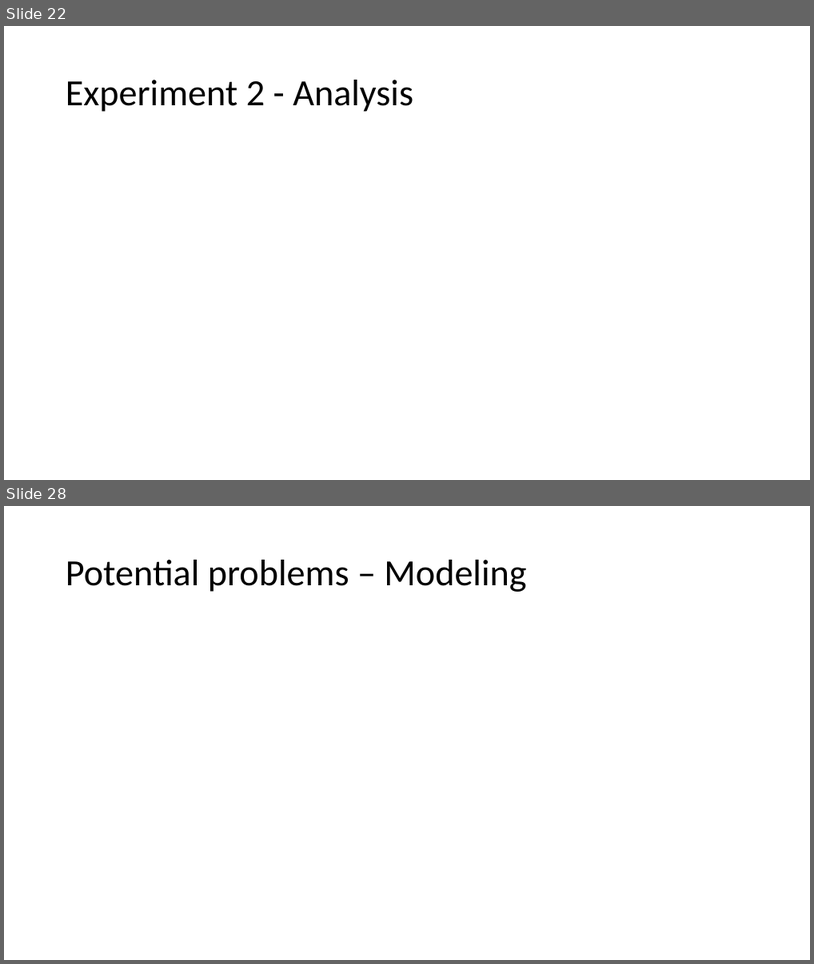
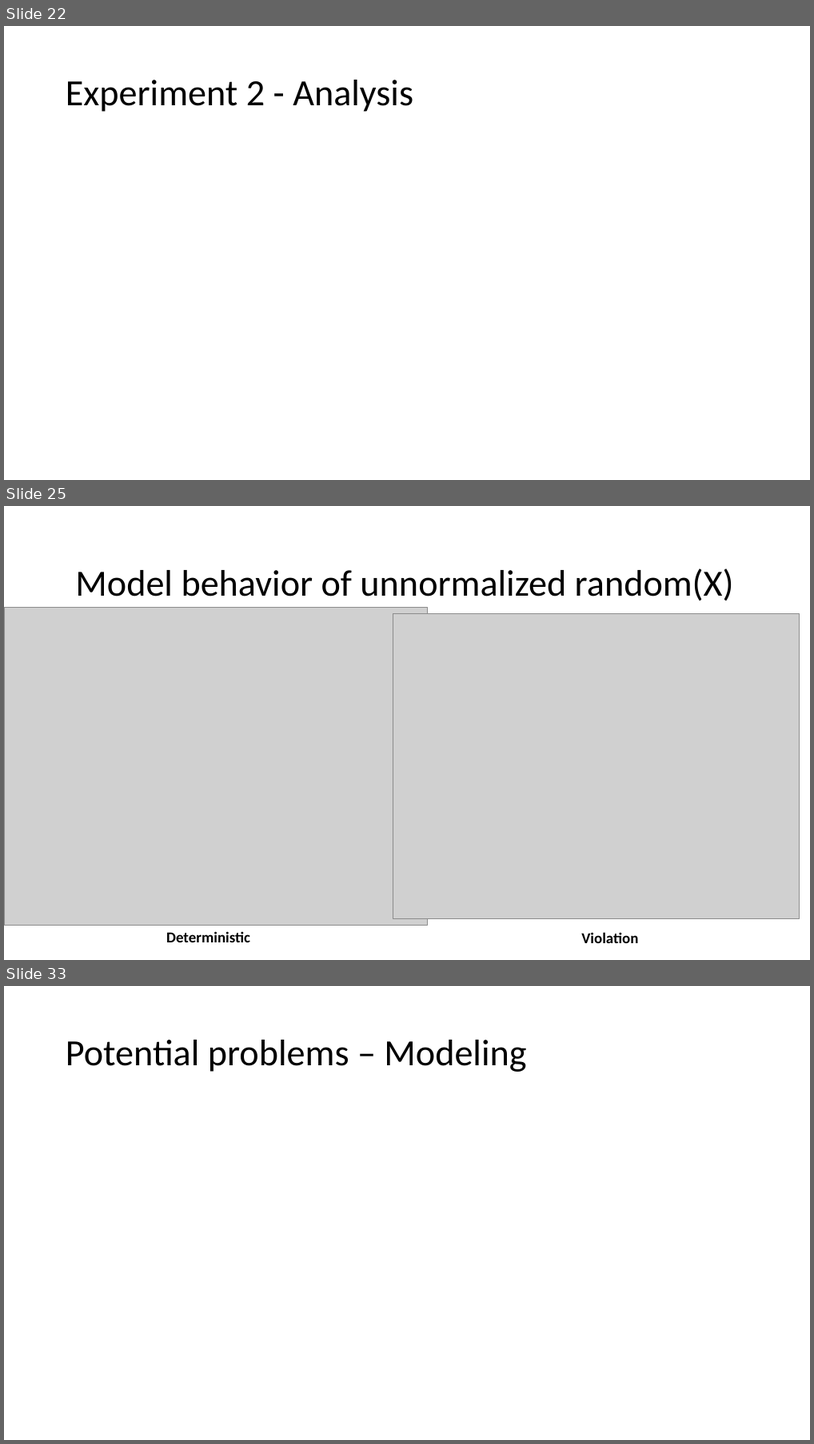
Before and after one commit to sradkani/CoCoSci, a slide deck: summary:papers/CogSci attempt.pptx. Shown one above the other, each under a label of ours: slides 22 and 28 before the commit, slides 22, 25 and 33 after it; the slides between them are not shown. The pictures are 814x964 and 814x1444 pixels, drawn with LibreOffice and Linux fonts; fonts in the diff are those of the drawing; grey boxes stand for pictures. Boxes give left, top, right and bottom in pixels: in the first picture for what was removed or moved away, otherwise in the second. Text is boxed around its words. In the diff, an @@ line names an element or a change of style, - is before the commit and + after.

```diff
--- a/summary:papers/CogSci attempt.pptx
+++ b/summary:papers/CogSci attempt.pptx
@@ slide 25 added at (x1=4, y1=506, x2=810, y2=960), background #FFFFFF @@
@@ text added at (x1=75, y1=568, x2=734, y2=600), 44 pt, text #000000 @@
+Model behavior of unnormalized random(X)
@@ picture added at (x1=5, y1=607, x2=427, y2=925) @@
@@ picture added at (x1=393, y1=614, x2=799, y2=919) @@
@@ text added at (x1=166, y1=931, x2=250, y2=942), 18 pt, text #000000, bold @@
+Deterministic
@@ text added at (x1=582, y1=932, x2=638, y2=943), 18 pt, text #000000, bold @@
+Violation
@@ what was slide 28 is now slide 33 @@
```
Also in this commit, not shown: 13 slides changed, 7 other slides added, 7 slides removed, 23 other files.
